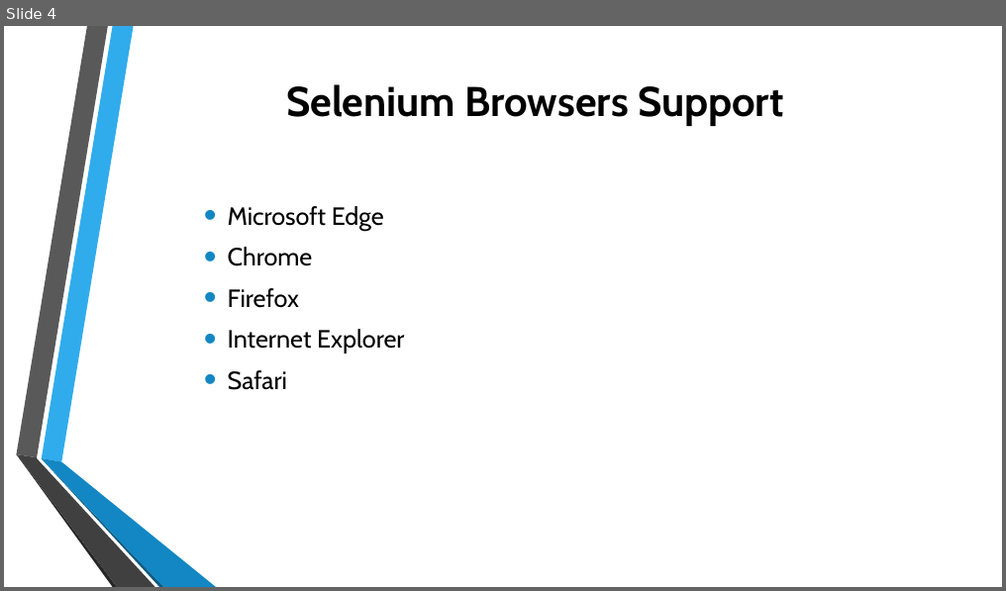
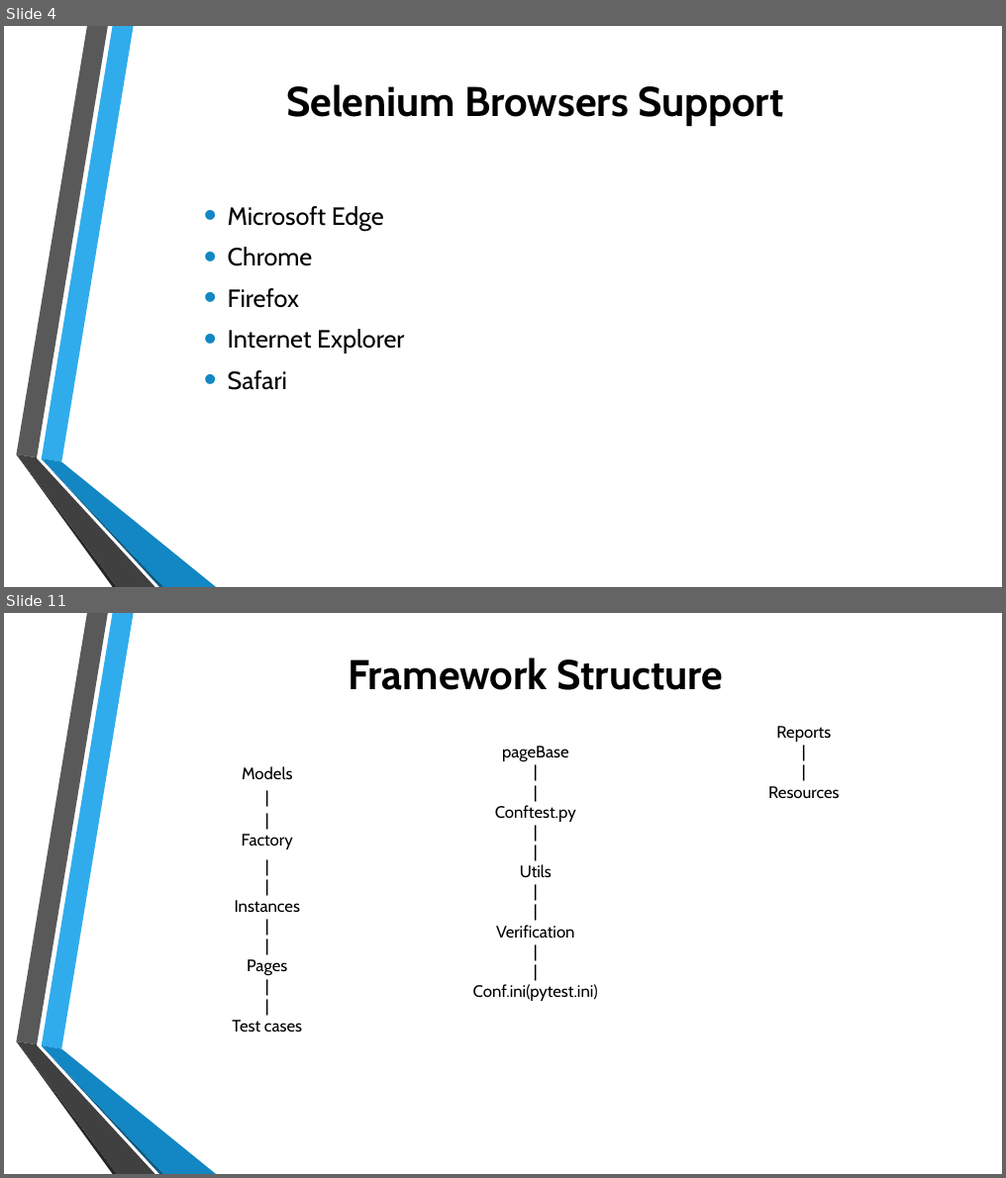
Before and after one commit to Pammugs/PyselAutomation, a slide deck: Selenium pytest framework.pptx. Shown one above the other, each under a label of ours: slide 4 before the commit, slides 4 and 11 after it; the slides between them are not shown. The pictures are 1006x591 and 1006x1178 pixels, drawn with LibreOffice and Linux fonts; fonts in the diff are those of the drawing; background and template pictures are left out. Boxes give left, top, right and bottom in pixels: in the first picture for what was removed or moved away, otherwise in the second. Text is boxed around its words. In the diff, an @@ line names an element or a change of style, - is before the commit and + after.

```diff
--- a/Selenium pytest framework.pptx
+++ b/Selenium pytest framework.pptx
@@ slide 11 added at (x1=4, y1=613, x2=1002, y2=1174), background picture (left out); not listed: 6 template elements that a slide beside it also shows @@
@@ title added at (x1=348, y1=658, x2=724, y2=690), 40 pt, text #000000, bold @@
+Framework Structure
@@ text added at (x1=232, y1=726, x2=839, y2=1033), 16 pt, text #000000 @@
+Models
+|
+|
+Factory
+|
+|
+Instances
+|
+|
+Pages
+|
+|
+Test cases
+pageBase
+|
+|
+Conftest.py
+|
+|
+Utils
+|
+|
+Verification
+|
+|
+Conf.ini(pytest.ini)
+Reports
+|
+|
+Resources
```
Also in this commit, not shown: 5 slides changed, 1 other slide added.
